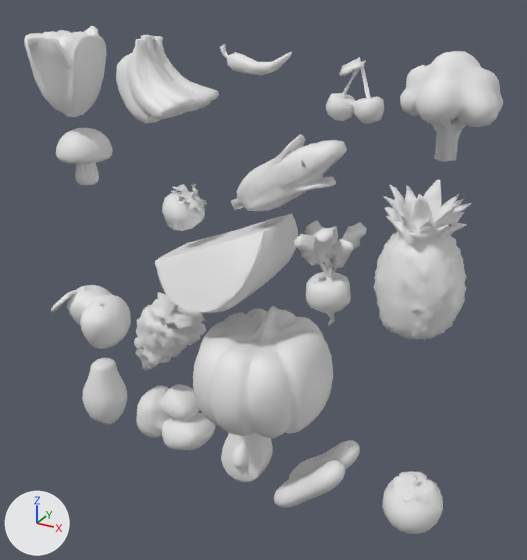
An edit to the FBX model Assets/Blender/Food/Food.fbx, drawn before and after from the same camera.
Camera for both pictures: a 50 mm lens placed at (1.4, -2.31, 1.2), pointed at (0.09, 0.06, 0.01). The axes (+X, +Y, +Z) are drawn at lower left. The lights are the same throughout. The picture after the commit comes second. Where no turn or scale is listed for an object, it has been applied to the vertices.

Names of what the first picture shows: 'AppleMango', 'Banana', 'Broccoli', 'Cabbage', 'Corn', 'Grape', 'Pineapple', 'Potato', 'Pumpkin', 'Radish', 'Tomato', 'Watermelon' and 7 more.
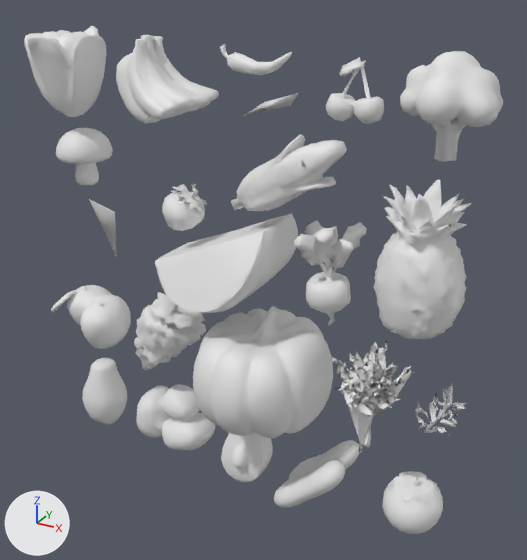
Where the newer file only moved an object's origin or applied its transform, the numbers keep the older frame.

What changed in the scene script:
```text
Add me_output_039:
    me_output_039.from_pydata(...)  # 2272 vertices, 3320 faces; spans x -0.75..0.95, y -0.17..0.16, z -0.56..0.76
    me_output_039.materials.append(mat_material_001)  # white #e7e7e7
Add ob_output:
    ob_output = bpy.data.objects.new('output', me_output_039)
    ob_output.location = (0.0, 0.0, 0.0)
```

Pixel boxes (x1, y1, x2, y2) of what changed, in the pictures (527 x 560 px):
'output', added
    after: (89, 93, 466, 452)
